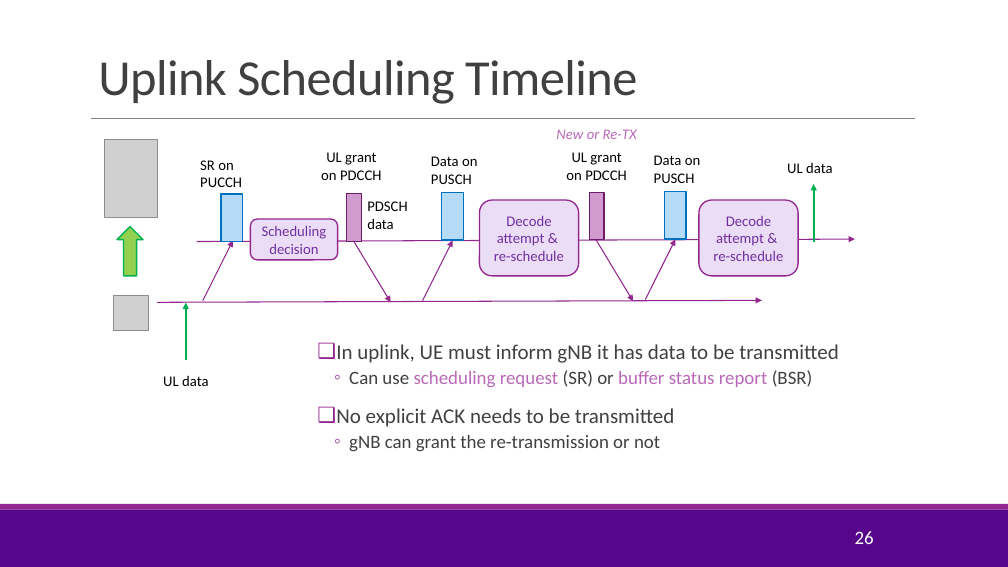
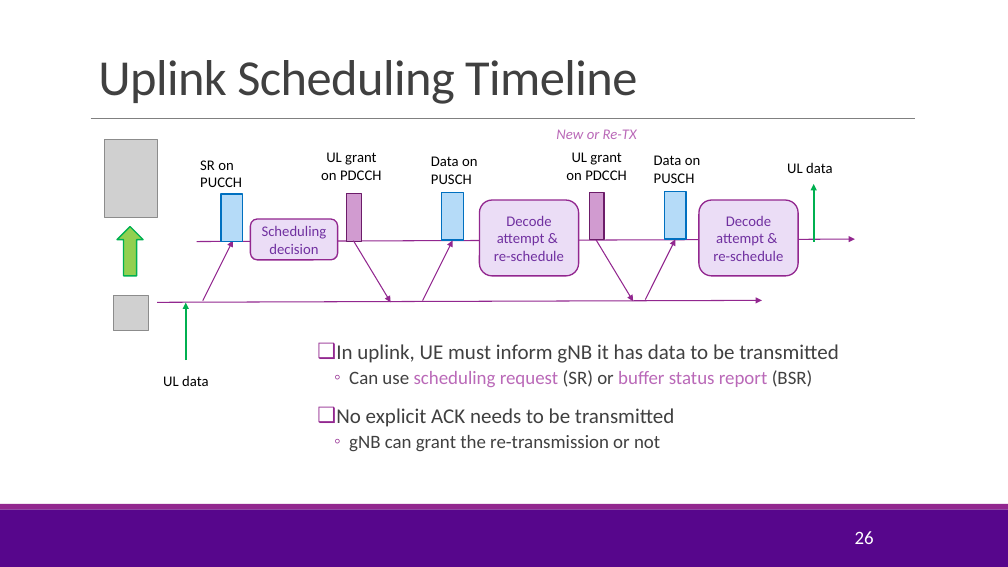
Before and after one commit to sdrangan/wirelesscomm, a slide deck: slide 26 of lectures/Unit05_AMC.pptx. Drawn at 1008x567 pixels with LibreOffice and Linux fonts; fonts in the diff are those of the drawing; grey boxes stand for pictures; background and template pictures are left out. Boxes give left, top, right and bottom in pixels: in the first picture for what was removed or moved away, otherwise in the second. Text is boxed around its words. In the diff, an @@ line names an element or a change of style, - is before the commit and + after.

```diff
--- a/lectures/Unit05_AMC.pptx
+++ b/lectures/Unit05_AMC.pptx
@@ text removed at [367, 201, 407, 229] @@
-PDSCH
-data
```
Also in this commit, not shown: 4 other slides changed, 4 slides added, 3 slides removed, 4 other files.
